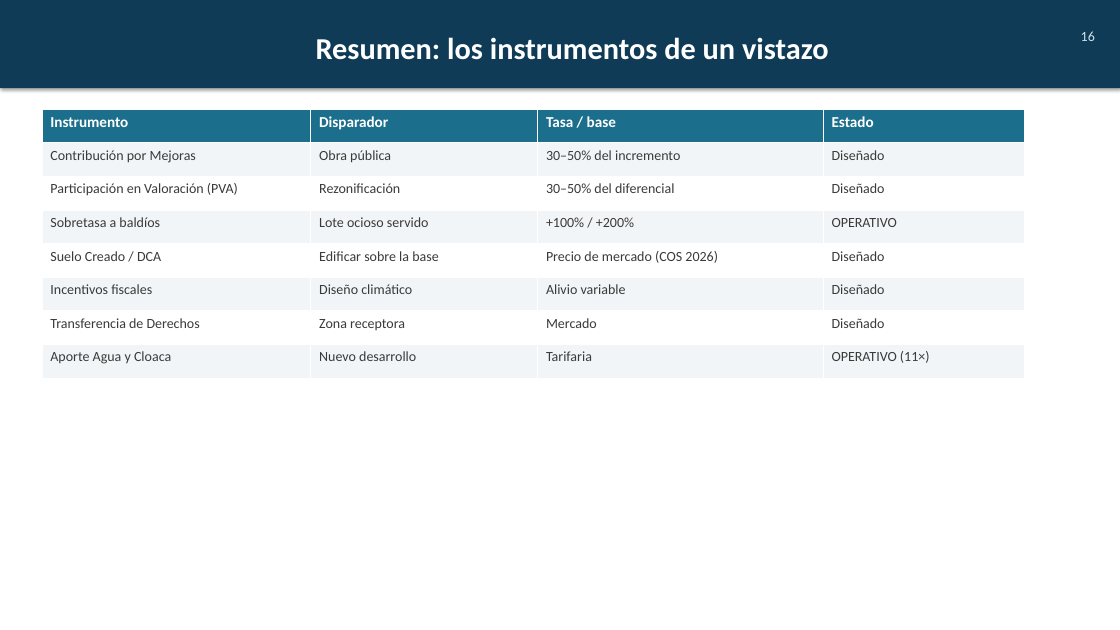
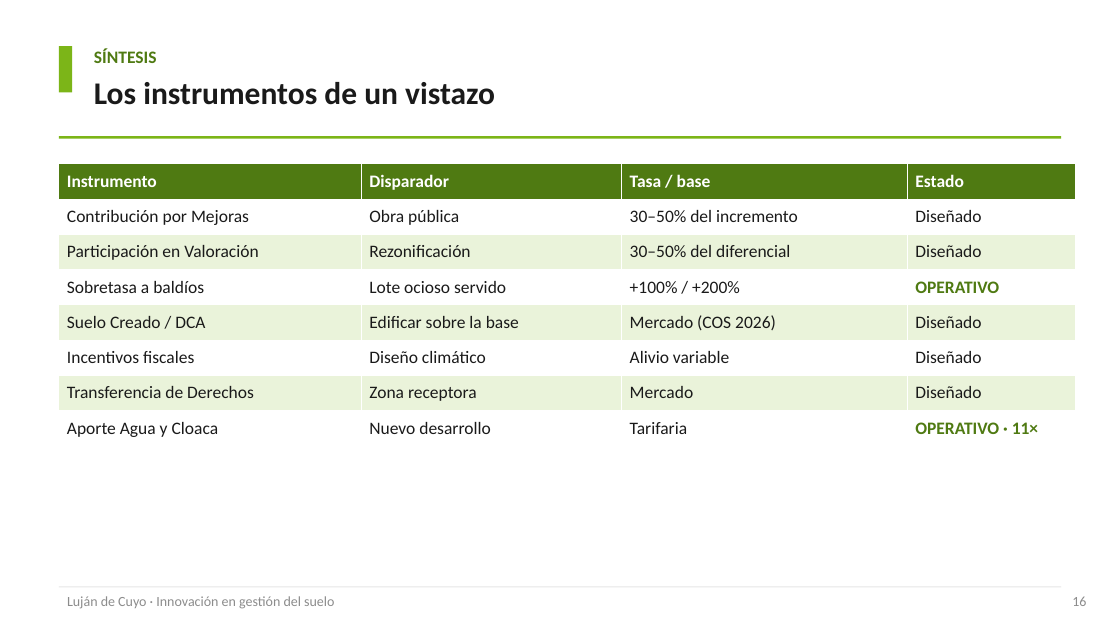
Before and after one commit to cgoytia-droid/cgoytia-droid.github.io, a slide deck: slide 16 of paper/Lujan_de_Cuyo_Gestion_Suelo_Clase.pptx (slide 17 before the commit). Drawn at 1120x630 pixels with LibreOffice and Linux fonts; fonts in the diff are those of the drawing. Boxes give left, top, right and bottom in pixels: in the first picture for what was removed or moved away, otherwise in the second. Text is boxed around its words. In the diff, an @@ line names an element or a change of style, - is before the commit and + after.

```diff
--- a/paper/Lujan_de_Cuyo_Gestion_Suelo_Clase.pptx
+++ b/paper/Lujan_de_Cuyo_Gestion_Suelo_Clase.pptx
@@ rectangle added at (59,46,72,92), fill #7CB518 @@
@@ text added at (94,49,157,63), 15 pt, text #4F7A12, bold @@
+SÍNTESIS
@@ text "Los instrumentos de un vistazo": place and size @@
-text "Los instrumentos de un vistazo" at (0,0,1120,88)
+text "Los instrumentos de un vistazo" at (94,82,495,105)
@@ text "Los instrumentos de un vistazo" at (94,82,495,105): vertical alignment middle to top; fill #0F3B57 to none; shadow off @@
@@ text at (94,82,495,105): text changed; size 26 to 27 pt; text colour #FFFFFF to #1A1A1A @@
-Resumen: los instrumentos de un vistazo
+Los instrumentos de un vistazo
@@ rectangle added at (59,136,1061,139), fill #7CB518 @@
@@ table at (59,164,1075,446) @@
-row 3, column 1: Participación en Valoración (PVA)
+row 3, column 1: Participación en Valoración
-row 5, column 3: Precio de mercado (COS 2026)
+row 5, column 3: Mercado (COS 2026)
-row 8, column 4: OPERATIVO (11×)
+row 8, column 4: OPERATIVO · 11×
@@ fill #1B6E8C to #4F7A12 in row 1 @@
@@ fill #F2F5F7 to #FFFFFF in 16 cells @@
@@ fill #FFFFFF to #EAF3DA in 12 cells @@
@@ size 13 to 15 pt in "Instrumento", "Disparador", "Tasa / base", "Estado" @@
@@ size 12 to 15 pt in "Contribución por Mejoras", "Obra pública", "30–50% del incremento", "Diseñado" and 21 more places @@
@@ text colour #3A3A3A to #1A1A1A in "Contribución por Mejoras", "Obra pública", "30–50% del incremento", "Diseñado" and 20 more places @@
@@ text colour #3A3A3A to #4F7A12, bold on in "OPERATIVO" @@
@@ borders changed @@
@@ table: place and size @@
-table at (42,109,1025,378)
+table at (59,164,1075,446)
@@ rectangle added at (59,586,1061,587), fill #E6E6E6 @@
@@ text added at (67,596,334,609), 12 pt, text #8C8C8C @@
+Luján de Cuyo · Innovación en gestión del suelo
@@ text "16": place and size @@
-text "16" at (1081,31,1095,41)
+text "16" at (1072,597,1086,606)
@@ text "16" at (1072,597,1086,606): text colour #CFE2EA to #8C8C8C; more space between paragraphs @@
```
Also in this commit, not shown: 21 other slides changed, 3 slides added, 6 slides removed, 17 other files.
